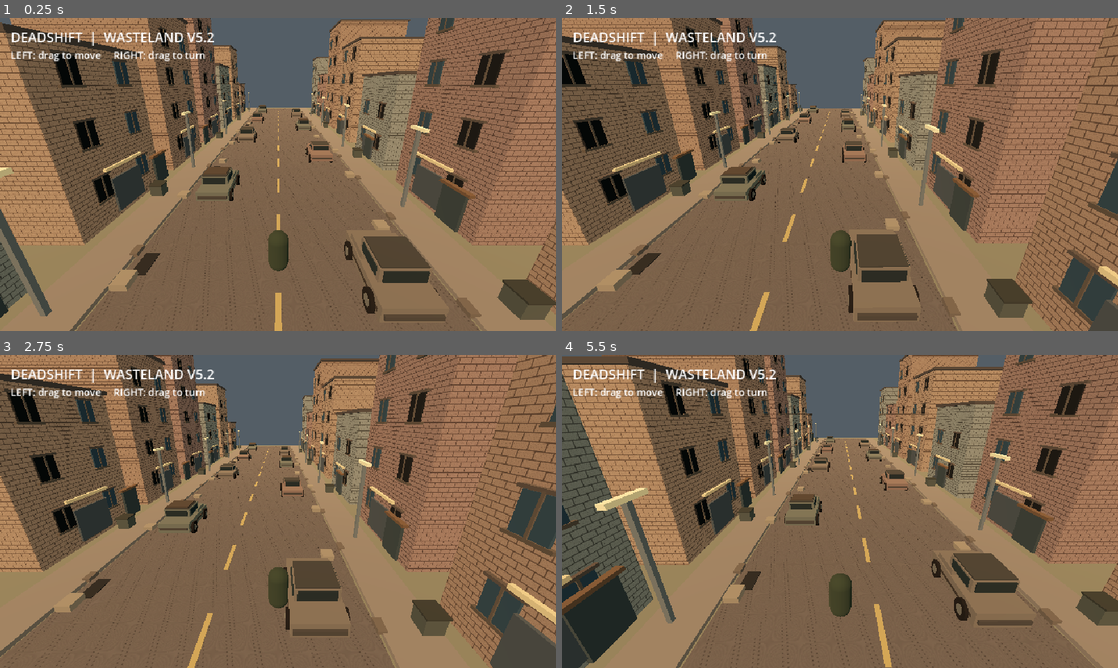
Above: before the commit, frames 1-4 (two rows, left to right).
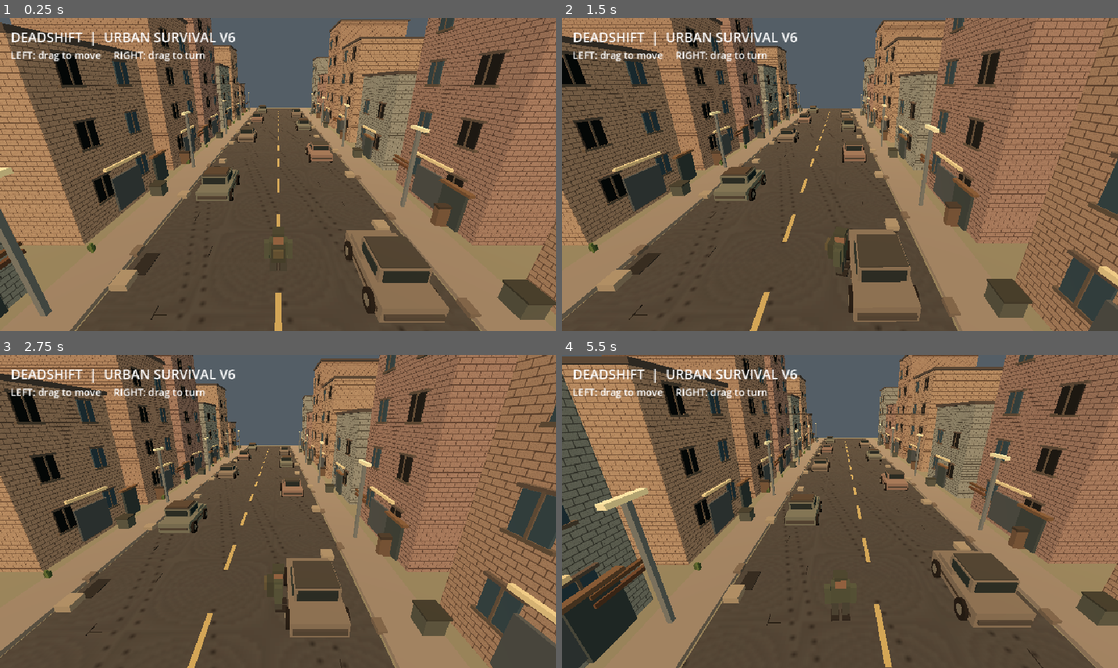
Above: after the commit, the same moments.

Repository: dennypag02/deadshift
Game: Godot game, scene res://main.tscn
Same seed, same stepped clock (60 frames per second), same inputs: the game is played once before the commit and once after it.
Inputs (mouse positions are in pixels of both pictures, inside the frame that each line leads up to):
- Up to frame 1 (0.25 s): no input
- Up to frame 2 (1.5 s): move the mouse to (962, 158) at 0.52 s; hold Right (ui_right) 0.53-1.25 s; click (962, 158) at 0.67 s; drag from (728, 190) to (812, 237) at 1.27 s
- Up to frame 3 (2.75 s): move the mouse to (333, 442) at 2.02 s; hold Right (ui_right) from 2.03 s (still down)
- Up to frame 4 (5.5 s): release Right (ui_right) at 2.75 s; drag from (812, 574) to (673, 464) at 2.77 s; move the mouse to (1006, 558) at 3.52 s; hold Left (ui_left) 3.53-4.25 s; drag from (673, 464) to (756, 433) at 4.27 s; move the mouse to (867, 511) at 5.02 s; hold Down (ui_down) from 5.03 s (still down); click (867, 511) at 5.17 s

The runs differ from the first frame. In frame 1, 23% of the frame differs, in the area x 0-87%, y 4-100%; in frame 2, 23%; in frame 3, 24%; in frame 4, 25%, in the area x 4-96%, y 4-100%.

Commit message:
Start V6 urban survival slice: survivor silhouette, road decay, debris and vegetation

Diff:
--- a/godot3d/wasteland.gd
+++ b/godot3d/wasteland.gd
@@ -36,7 +36,7 @@
     mat.albedo_texture = _make_texture(base, brick)
     mat.uv1_triplanar = true
     mat.uv1_world_triplanar = true
-    mat.uv1_scale = Vector3(0.55, 0.55, 0.55) if brick else Vector3(0.22, 0.22, 0.22)
+    mat.uv1_scale = Vector3(0.55, 0.55, 0.55) if brick else Vector3(0.05, 0.05, 0.05)
     mat.roughness = 0.97
     return mat
 
@@ -44,7 +44,7 @@
 func _ready() -> void:
     for tint in [Color(0.54, 0.46, 0.40), Color(0.57, 0.49, 0.42), Color(0.46, 0.49, 0.47), Color(0.51, 0.43, 0.40)]:
         brick_materials.append(_textured_material(tint, true))
-    asphalt_material = _textured_material(Color(0.33, 0.32, 0.31), false)
+    asphalt_material = _textured_material(Color(0.22, 0.23, 0.23), false)
     _build_world()
     _build_player()
     _build_camera()
@@ -116,6 +116,41 @@
     _box(Vector3(x, 0.64, z + 2.06), Vector3(1.85, 0.17, 0.13), Color(0.23, 0.23, 0.22), false)
     if variant % 3 == 0:
         _box(Vector3(x, 1.80, z + 0.35), Vector3(1.5, 0.08, 1.3), Color(0.24, 0.22, 0.19), false)
+
+func _survivor_piece(parent: Node3D, pos: Vector3, size: Vector3, tint: Color) -> void:
+    var part := MeshInstance3D.new()
+    var box := BoxMesh.new()
+    box.size = size
+    part.mesh = box
+    part.position = pos
+    var mat := StandardMaterial3D.new()
+    mat.albedo_color = tint
+    mat.roughness = 0.92
+    part.material_override = mat
+    parent.add_child(part)
+
+func _urban_decay() -> void:
+    # Sparse broken pavement, cracks, vegetation, barricades and boarded openings.
+    for i in range(62):
+        var z: float = -47.0 + float(i) * 1.55
+        var side: float = -1.0 if i % 2 == 0 else 1.0
+        var x: float = side * (3.2 + float(i % 5) * 0.53)
+        _box(Vector3(x, 0.019, z), Vector3(0.025, 0.012, 0.55 + float(i % 3) * 0.21), Color(0.085, 0.09, 0.09), false)
+        if i % 3 == 0:
+            _box(Vector3(x + 0.23, 0.022, z + 0.12), Vector3(0.5, 0.012, 0.022), Color(0.08, 0.09, 0.08), false)
+        if i % 4 == 0:
+            var curb: float = side * 8.7
+            _box(Vector3(curb, 0.18, z), Vector3(0.24, 0.36, 0.18), Color(0.22, 0.30, 0.18), false)
+            _box(Vector3(curb + 0.1, 0.27, z + 0.10), Vector3(0.11, 0.52, 0.11), Color(0.28, 0.37, 0.21), false)
+        if i % 7 == 0:
+            var wall: float = side * 9.22
+            _box(Vector3(wall, 1.75, z), Vector3(0.17, 0.17, 2.15), Color(0.31, 0.23, 0.17), false)
+            _box(Vector3(wall, 2.08, z), Vector3(0.17, 0.15, 2.15), Color(0.32, 0.25, 0.18), false)
+    for i in range(9):
+        var z: float = -42.0 + float(i) * 10.5
+        var side: float = -1.0 if i % 2 == 0 else 1.0
+        _box(Vector3(side * 9.0, 0.58, z + 2.3), Vector3(0.85, 1.16, 0.42), Color(0.34, 0.29, 0.24), false)
+        _box(Vector3(side * 9.0, 1.2, z + 2.3), Vector3(0.93, 0.14, 0.48), Color(0.20, 0.19, 0.17), false)
 
 func _build_world() -> void:
     var env := WorldEnvironment.new()
@@ -184,6 +219,7 @@
         var z: float = -41.0 + i * 7.4
         _box(Vector3(side * 7.9, 2.5, z), Vector3(0.20, 5.0, 0.20), Color(0.35, 0.39, 0.40), false)
         _box(Vector3(side * 7.9, 5.0, z), Vector3(0.25, 0.18, 1.5), Color(0.89, 0.84, 0.65), false)
+    _urban_decay()
     for i in range(24):
         var side := -1 if i % 2 == 0 else 1
         _box(Vector3(side * (5.6 + (i % 3) * 0.5), 0.12, -44 + i * 3.8), Vector3(0.65, 0.28, 0.8), Color(0.50, 0.47, 0.41))
@@ -198,15 +234,16 @@
     capsule.height = 2.0
     collider.shape = capsule
     survivor.add_child(collider)
-    var body := MeshInstance3D.new()
-    var mesh := CapsuleMesh.new()
-    mesh.radius = 0.43
-    mesh.height = 1.85
-    body.mesh = mesh
-    var mat := StandardMaterial3D.new()
-    mat.albedo_color = Color(0.17, 0.22, 0.17)
-    body.material_override = mat
-    survivor.add_child(body)
+    # Modular low-poly survivor, distinct silhouette and clothing, replacing green capsule.
+    _survivor_piece(survivor, Vector3(0, 0.19, 0), Vector3(0.75, 0.78, 0.38), Color(0.23, 0.27, 0.23))
+    _survivor_piece(survivor, Vector3(0, 0.67, 0), Vector3(0.42, 0.43, 0.39), Color(0.43, 0.34, 0.28))
+    _survivor_piece(survivor, Vector3(0, 0.93, 0), Vector3(0.50, 0.13, 0.48), Color(0.20, 0.23, 0.20))
+    _survivor_piece(survivor, Vector3(0, 0.13, 0.31), Vector3(0.58, 0.71, 0.30), Color(0.19, 0.22, 0.19))
+    _survivor_piece(survivor, Vector3(0, 0.26, 0.51), Vector3(0.43, 0.34, 0.16), Color(0.28, 0.28, 0.22))
+    for side in [-1.0, 1.0]:
+        _survivor_piece(survivor, Vector3(side * 0.49, 0.08, 0), Vector3(0.22, 0.72, 0.27), Color(0.24, 0.28, 0.24))
+        _survivor_piece(survivor, Vector3(side * 0.22, -0.57, 0), Vector3(0.28, 0.72, 0.32), Color(0.21, 0.23, 0.22))
+        _survivor_piece(survivor, Vector3(side * 0.22, -0.92, -0.12), Vector3(0.31, 0.17, 0.49), Color(0.12, 0.12, 0.12))
 
 func _build_camera() -> void:
     camera = Camera3D.new()
@@ -225,7 +262,7 @@
     var ui := CanvasLayer.new()
     add_child(ui)
     var title := Label.new()
-    title.text = "DEADSHIFT  |  WASTELAND V5.2"
+    title.text = "DEADSHIFT  |  URBAN SURVIVAL V6"
     title.position = Vector2(18, 16)
     title.add_theme_font_size_override("font_size", 23)
     ui.add_child(title)
